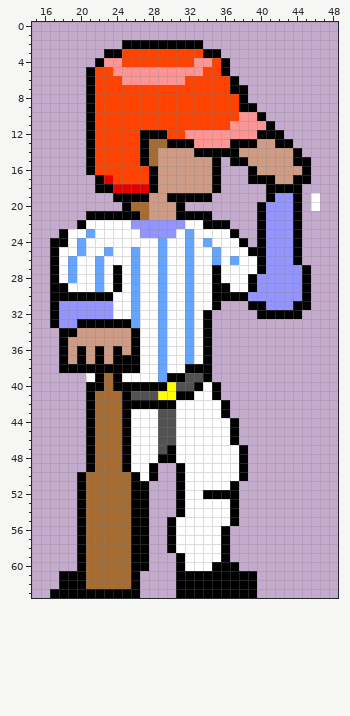
A pixel-art sprite gets an edit: assets/baseballer.png. That is the earlier state.
The file is 128x128 pixels, drawn in blocks of 2x2; one block is one cell here. Shown: x 15..48, y 0..63.
After the commit:
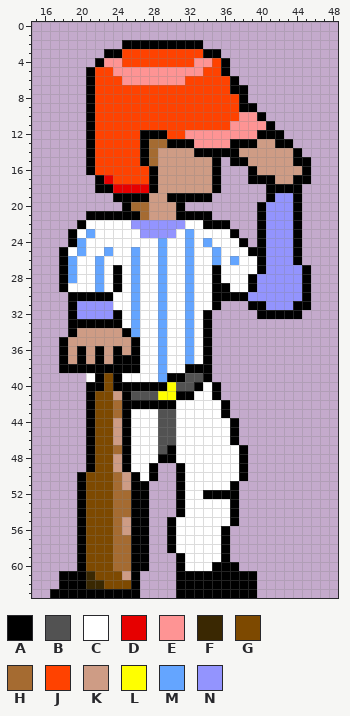
Palette (. is transparent): A #000000  B #525252  C #ffffff  D #e60000  E #fe9494  F #3a2802  G #7d4900  H #a56b31  J #ff4200  K #ce9c85  L #ffff00  M #64a5ff  N #9394fe
Edits made:
y 19..20: x 46 C -> .
y 23: x 18..19 AC -> .A
y 24: x 17..19 AAC -> ..A
y 25..28: x 17..18 AC -> .A
y 29: x 17 A -> .
y 30: x 17..18 AA -> ..
y 31: x 17..19 ANN -> ..A
y 32: x 17..19 ANN -> ..A; x 24 C -> A
y 33: x 17..19 ANN -> ..A; x 25 A -> C
y 34: x 18 A -> .; x 25..26 KA -> AM
y 39..40: x 23 H -> G
y 41: x 22..24 HHH -> GGK
y 42..43: x 22..23 HH -> GG
y 44..46: x 22..24 HHH -> GGK
y 47: x 22..23 HH -> GG
y 48..49: x 22..24 HHH -> GGK
y 50..51: x 21..23 HHH -> GGG; x 25 H -> K
y 52..54: x 21..23 HHH -> GGG
y 55..56: x 21..23 HHH -> GGG; x 25 H -> K
y 57..60: x 21..23 HHH -> GGG
y 61: x 21..25 HHHHH -> FGGGK
y 62: x 21..25 HHHHH -> FFGGG
Pixel boxes of the changes (left, top, right, bottom) in both pictures:
erased: (311, 193, 320, 211)
changed: (50, 229, 77, 337)
changed: (113, 310, 140, 337)
changed: (86, 373, 131, 589)
